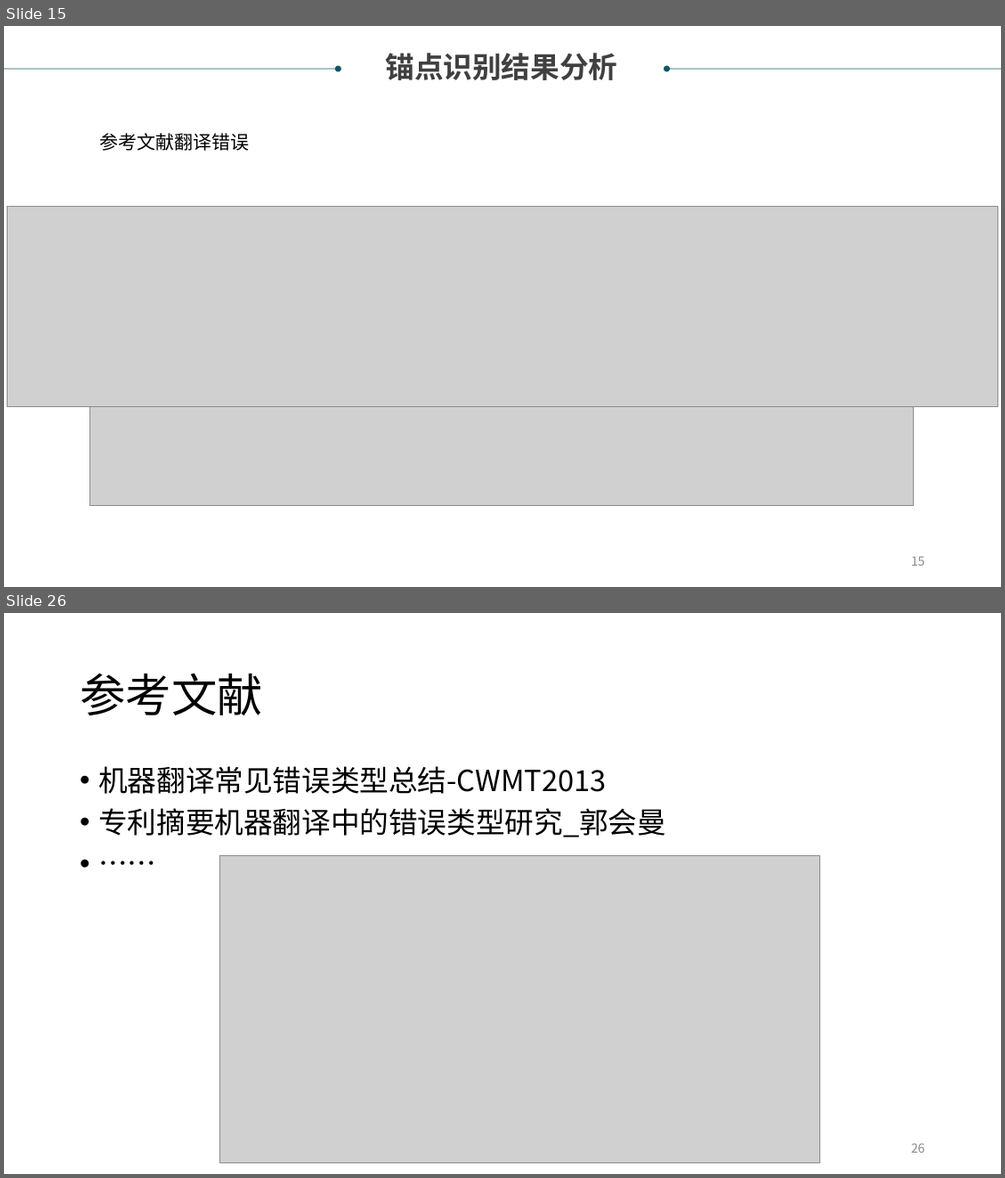
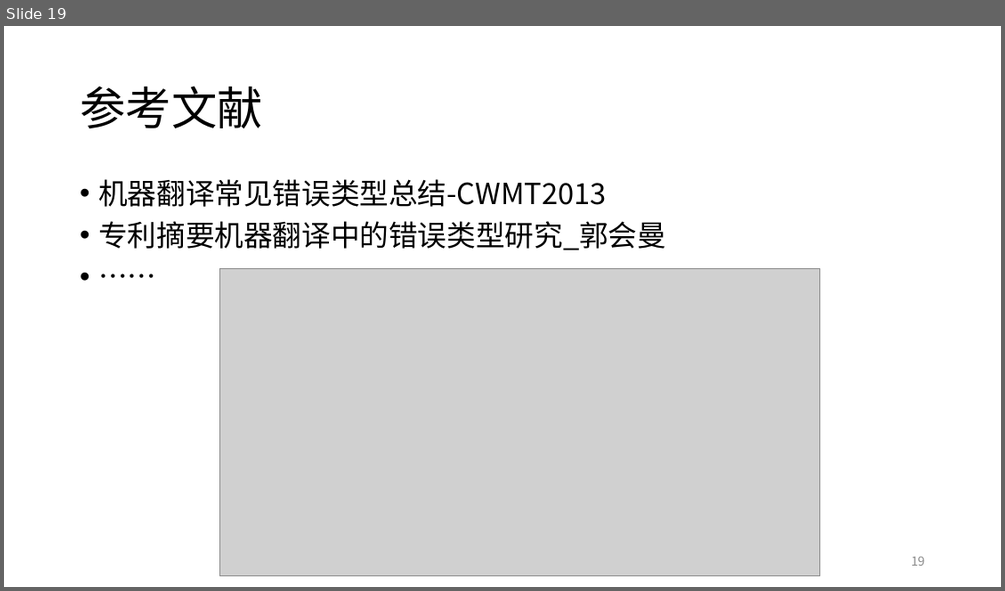
Before and after one commit to xiabo0816/PatTransErrorDetect, a slide deck: documents/翻译锚点识别项目.ppt. Shown one above the other, each under a label of ours: slides 15 and 26 before the commit, slide 19 after it; the slides between them are not shown. The pictures are 1005x1178 and 1005x591 pixels, drawn with LibreOffice and Linux fonts; fonts in the diff are those of the drawing; grey boxes stand for pictures. Boxes give left, top, right and bottom in pixels: in the first picture for what was removed or moved away, otherwise in the second. Text is boxed around its words. In the diff, an @@ line names an element or a change of style, - is before the commit and + after.

```diff
--- a/documents/翻译锚点识别项目.ppt
+++ b/documents/翻译锚点识别项目.ppt
@@ slide 15 removed at [4, 26, 1001, 587], background #FFFFFF @@
@@ arrow removed from (4, 69) to (338, 69) @@
@@ text removed at [385, 53, 617, 80] @@
-锚点识别结果分析
@@ arrow removed from (1000, 69) to (666, 69) @@
@@ text removed at [99, 133, 249, 151] @@
-参考文献翻译错误
@@ picture removed at [7, 206, 997, 406] @@
@@ picture removed at [89, 406, 913, 505] @@
@@ page number removed at [911, 556, 924, 565] @@
-15
@@ what was slide 26 is now slide 19 @@
@@ page number at [911, 556, 924, 565]: text changed @@
-26
+19
```
Also in this commit, not shown: 8 slides changed, 6 other slides removed, 10 other files.
